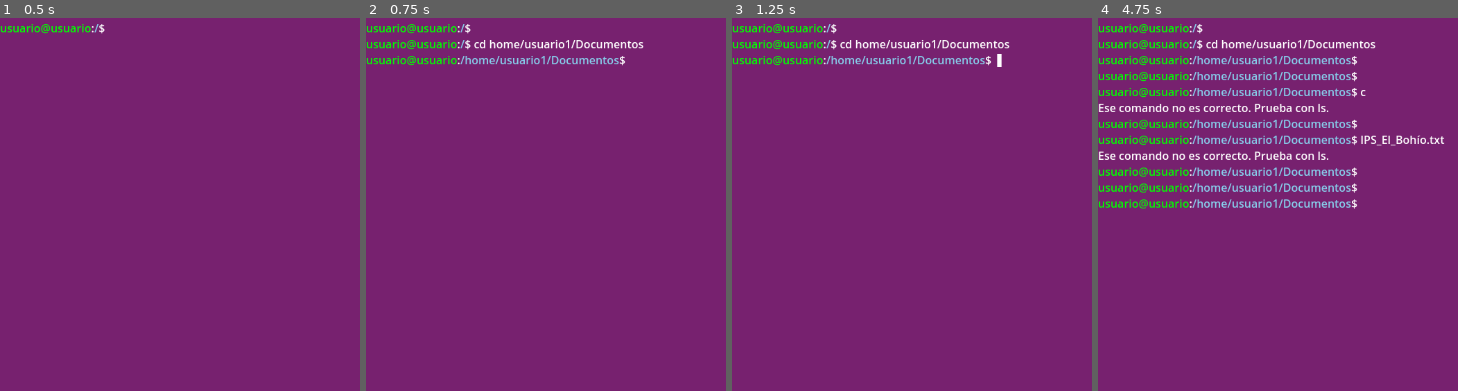
Above: before the commit, frames 1-4 (left to right).
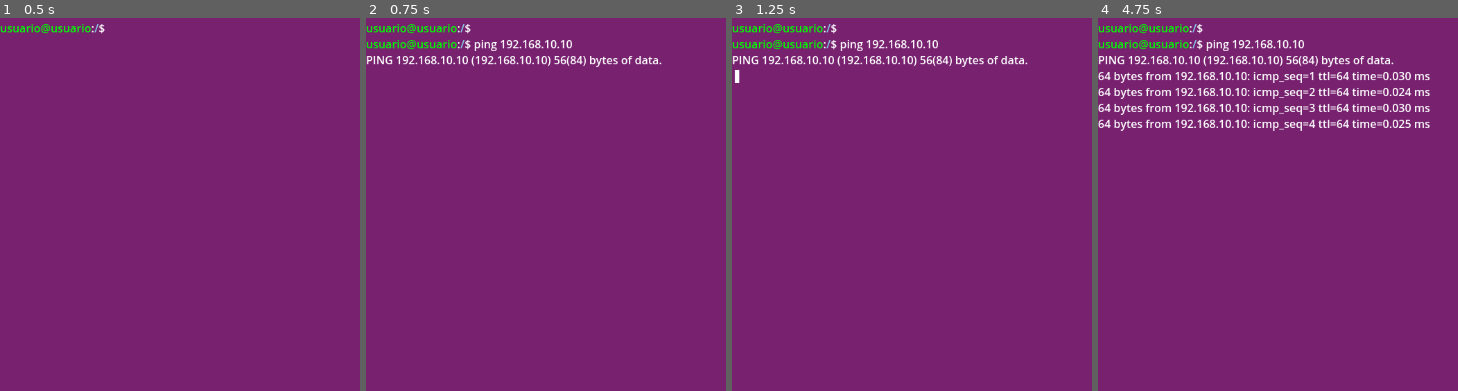
Above: after the commit, the same moments.

Repository: GuillermoAsir/juego_tfg
Game: Godot game, scene res://game.tscn
Same seed, same stepped clock (60 frames per second), same inputs: the game is played once before the commit and once after it.
Inputs:
- Up to frame 1 (0.5 s): no input
- Up to frame 2 (0.75 s): tap Enter at 0.5, 0.6 s; hold Up from 0.53 s (still down)
- Up to frame 3 (1.25 s): keep holding Up; tap Space at 0.77 s
- Up to frame 4 (4.75 s): tap Space at 1.25, 1.52, 3.02, 3.5, 3.77, 4.52 s; tap Enter at 1.35, 2, 2.3, 3.05, 3.8, 4.25, 4.35 s; release Up at 2.03 s; hold Left 2.03-3.53 s; tap C at 2.1 s; tap Backspace at 2.85 s; hold Down 3.53-4.28 s; tap Tab at 3.6 s; hold Right from 4.28 s (still down)

Frame 1 is identical in both runs. In frame 2, 2.1% of the frame differs, in the area x 0-83%, y 5-14%; in frame 3, 2.2%; in frame 4, 12%, in the area x 0-97%, y 5-52%.

Commit message:
ping fixed

Diff:
--- a/terminal.gd
+++ b/terminal.gd
@@ -13,6 +13,10 @@
 @onready var dialog_box = $ContainerDialogo/DialogBox  # Panel para el cuadro de diálogo
 @onready var dialog_content = $ContainerDialogo/DialogBox/DialogContent  # Texto del diálogo
 @onready var dialog_arrow = $ContainerDialogo/DialogBox/DialogArrow  # Indicador gráfico (opcional)
+
+
+#Variables para saber en que misión está
+var mision_actual = 5
 
 const MISION_APACHE_1_STATUS_FALLIDO = 7
 const MISION_APACHE_2_RESTART = 8
@@ -46,10 +50,12 @@
 
 # Variables para controlar lo que se ha introducido por consola
 var comandos_introducidos: Array[String] = [
-	"cd home/usuario1/Documentos",
-	"ls",
+	#"cd home/usuario1/Documentos",
+	#"ls",
 	"ping 192.168.10.10",
-	"cat IPS_El_Bohío.txt",
+	#"cat IPS_El_Bohío.txt",
+	#"sudo systemctl status apache",
+	#"sudo systemctl restart apache",
 	]
 var comando_actual = null
 
@@ -132,17 +138,12 @@
 	"Ahora puede volver a mirar el estado del servicio."
 ]
 var apache_dialogs5 = [
-	"Muy bien luego me acercare hablar con Pam para decirle que lo hemos solucionado. Misión terminada consultar apache."
+	"Muy bien!! Luego me acercare hablar con Pam para decirle que lo hemos solucionado. Misión terminada consultar apache."
 ]
 # Variables para controlar el flujo de la misión
 var esperando_ls = false  # Esperando que el jugador use `ls`
 var archivo_listado = false  # Indica si el jugador ha listado los archivos
 var archivo_leido = false  # Indica si el jugador ha usado `cat` en el archivo
-var ping_completado = false  # Indica si el jugador ha completado el primer ping
-var ping_error = false # Indica si el jugador no puso el ping correcto.
-
-#Variables para saber en que misión está
-var mision_actual = MISION_APACHE_1_STATUS_FALLIDO
 
 # Variables para el comando ping
 var ping_timer: Timer = null
@@ -393,6 +394,8 @@
 
 		# Procesar comandos normales
 		if event.keycode == KEY_ENTER:
+			if ping_active:
+				return
 			var comando = current_command.strip_edges()
 			if comando != "":
 				comandos_introducidos.insert(0, comando)
@@ -791,6 +794,7 @@
 					_ping_satisfactorio()
 			else:
 				output = "ping: " + ping_host + ": Temporary failure in name resolution"
+		return
 
 	elif command.begins_with("sudo systemctl"):
 		var parts = command.split(" ")
@@ -902,6 +906,7 @@
 								)
 								file.close()
 								print("✅ Archivo 'Para_Pam.txt' creado")
+
 				else:
 					print("ℹ️ La estructura de carpetas ya existe para:", user_sim_path)
 
@@ -927,7 +932,7 @@
 			show_prompt()
 		else:
 			output = "Not connected to an SSH session. Use this command only to disconnect remote sessions."
-
+		return
 	elif command.begins_with("cp "):
 			var args = command.substr(3).strip_edges().split(" ")
 			var recursive = false
@@ -1105,7 +1110,6 @@
 	ping_timer.start()
 	history_text += "\nPING " + ping_host + " (" + ping_host + ") 56(84) bytes of data.\n"
 	history.text = history_text
-	show_prompt()
 
 func _on_ping_timer_timeout():
 	if not ping_active:
@@ -1116,25 +1120,19 @@
 	history_text += "64 bytes from " + ping_host + ": icmp_seq=" + str(ping_seq) + " ttl=64 time=%.3f ms\n" % time
 	history.text = history_text
 	ping_seq += 1
-		 #Si el jugador detiene el ping con Ctrl+C, mostrar el cuarto diálogo
-	if not ping_active:
-		ping_completado = true
 
 func _ping_erroneo():
 	ping_active = true
 	ping_seq = 1
 	rtt_times.clear()
-
 	ping_timer = Timer.new()
 	ping_timer.wait_time = 1.0
 	ping_timer.one_shot = false
 	add_child(ping_timer)
 	ping_timer.timeout.connect(_on_ping_timer_timeout_error)
 	ping_timer.start()
-
 	history_text += "\nPING " + ping_host + " (" + ping_host + ") 56(84) bytes of data.\n"
 	history.text = history_text
-	show_prompt()
 
 func _on_ping_timer_timeout_error():
 	if not ping_active:
@@ -1143,9 +1141,6 @@
 	history_text += "Request timeout for icmp_seq=" + str(ping_seq) + "\n"
 	ping_seq += 1
 	history.text = history_text
-		 #Si el jugador detiene el ping con Ctrl+C, mostrar el cuarto diálogo
-	if not ping_active:
-		ping_completado = true
 
 func _on_save_button_pressed():
 	var file = FileAccess.open(current_file_being_edited, FileAccess.WRITE)
